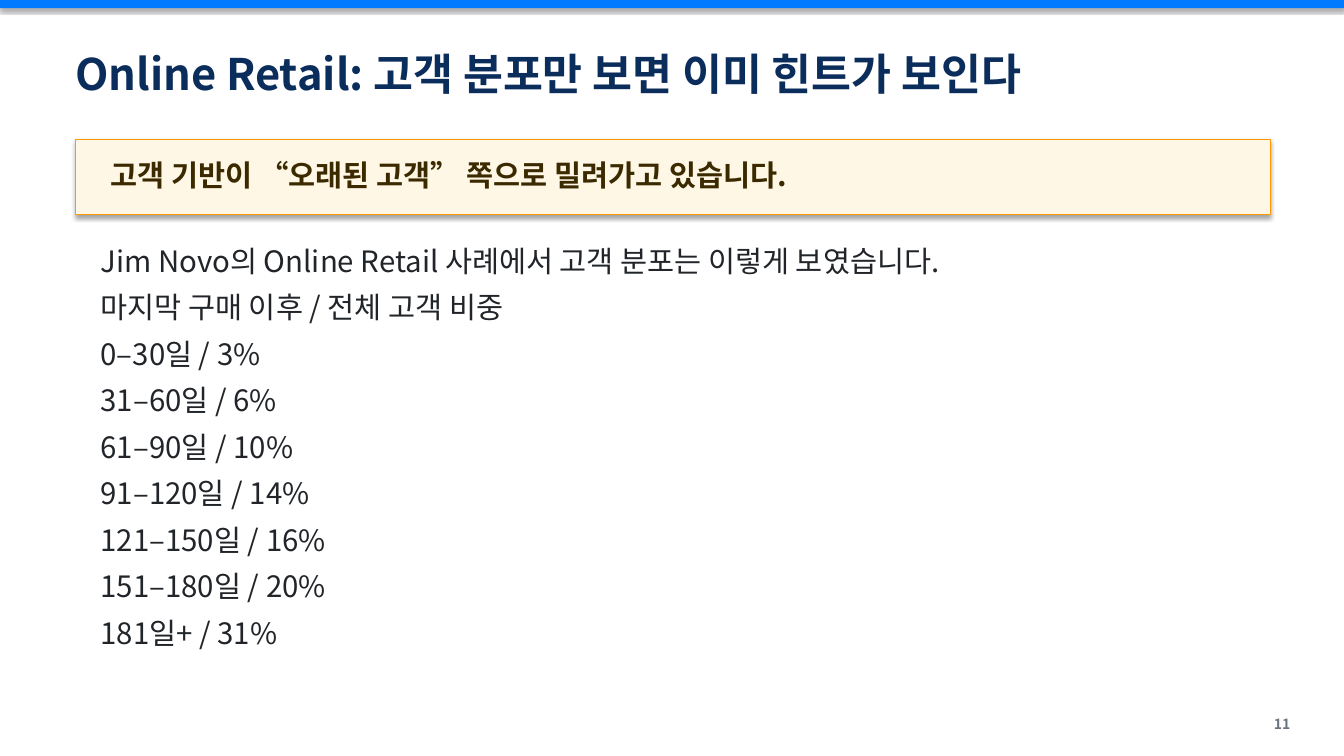
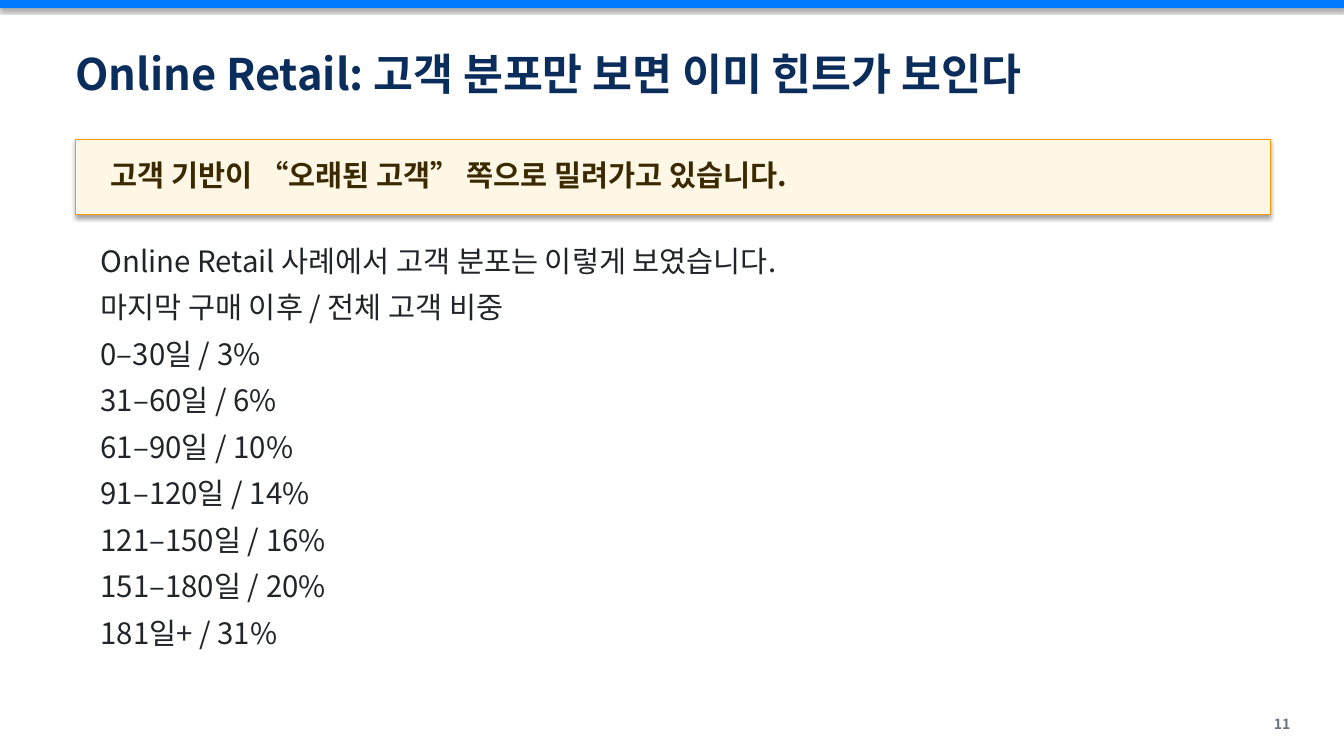
Before and after one commit to sykim-kr/Recency-latency-lecture, a slide deck: slide 12 of recency-latency-retention-crm-lecture-full-workshop-v3-final.pptx. Drawn at 1344x756 pixels with LibreOffice and Linux fonts; fonts in the diff are those of the drawing. Boxes give left, top, right and bottom in pixels: in the first picture for what was removed or moved away, otherwise in the second. Text is boxed around its words. In the diff, an @@ line names an element or a change of style, - is before the commit and + after.

```diff
--- a/recency-latency-retention-crm-lecture-full-workshop-v3-final.pptx
+++ b/recency-latency-retention-crm-lecture-full-workshop-v3-final.pptx
@@ text at <box>101,247,776,275</box>: text changed @@
-Jim Novo의 Online Retail 사례에서 고객 분포는 이렇게 보였습니다.
+Online Retail 사례에서 고객 분포는 이렇게 보였습니다.
```
Also in this commit, not shown: 3 other slides changed, 3 other files.
